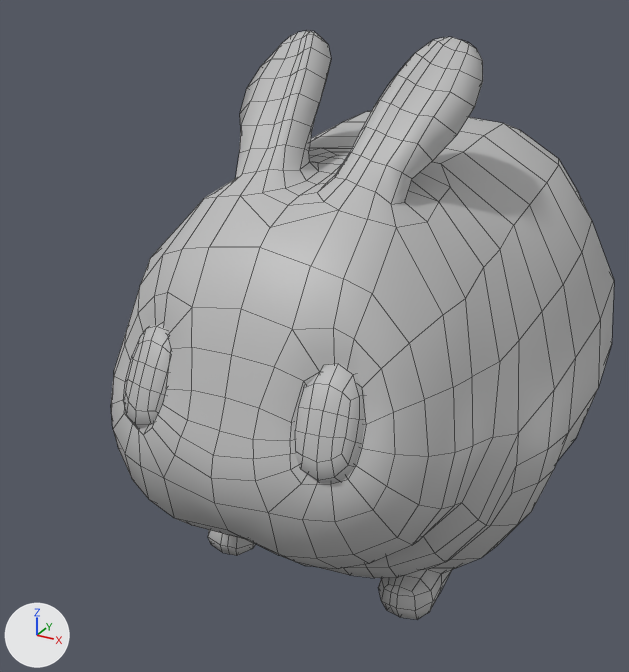
The FBX model Art/FBXs/Character/FB_bunnyHopAnim_Char.fbx, before and after one commit.
Before and after are seen from a 50 mm lens placed at (0.165, -0.384, 0.279), pointed at (-0.022, -0.045, 0.11). The axes (+X, +Y, +Z) are drawn at lower left. The lights are the same throughout. Both versions are drawn at frame 22 of the action 'Take 001'; the numbers are the values there. Mesh edges are drawn as thin lines.

The first picture shows 'Bunny_Rig_0010:Bunny_LP_0010:Bunny_LP_body', 'Bunny_Rig_0010:Bunny_LP_0010:Bunny_LP_eyes'.
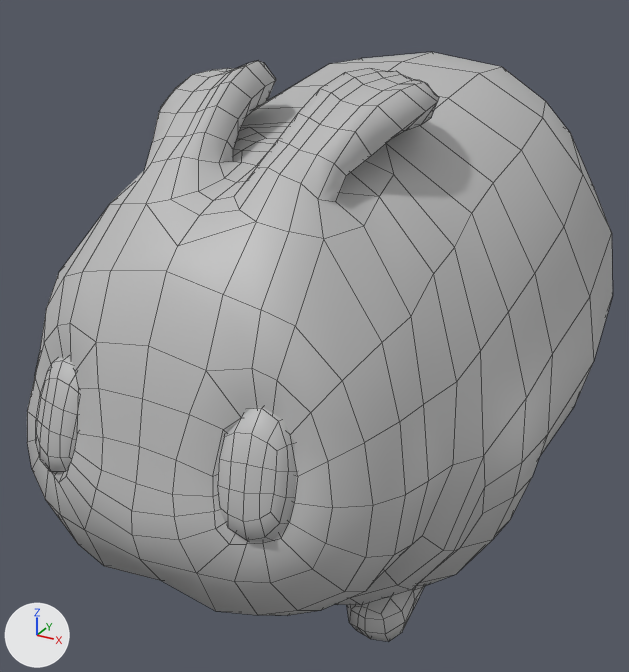
The edits, one by one:
me_mesh_001 has 164 vertices, 160 faces and spans x -5.29..5.31, y 10.46..14.8, z -16.61..-13.9.
me_mesh_001 is used by ob_bunny_rig_0010_bunny_lp_0010_bunny_lp_eyes; parent ob_bunny_rig_0010_bunny_lp_0010_bunny_lp; location (0.0, 0.0, 0.0).
me_mesh_001 part 1: the whole mesh is turned -7.5 degrees about the x axis through its middle, then moved by (0.0, 0.58, -4.75).
me_mesh is used by ob_bunny_rig_0010_bunny_lp_0010_bunny_lp_body; parent ob_bunny_rig_0010_bunny_lp_0010_bunny_lp; location (0.0, 0.0, 0.0).
me_mesh had 990 vertices, 988 faces and spanned x -10.4..10.4, y 0.3..24.8, z -17.3..14.6.
me_mesh now has 990 vertices, 988 faces and spans x -10.4..10.4, y 1.7..24.2, z -21.7..11.7.
me_mesh part 2: 990 of 990 vertices moved; they spanned x -10.4..10.4, y 0.3..24.8, z -17.3..14.6 and now span x -10.4..10.4, y 1.7..24.2, z -21.7..11.7; mean shift (0.0, 1.8, -3.5); largest move (0.0, 14.9, 14.2) -> (0.0, 20.2, 11.0).
In object 'Bunny_Rig_0010:Bunny_LP_0010:Bunny_LP_eyes' (ob_bunny_rig_0010_bunny_lp_0010_bunny_lp_eyes), parent is no longer ob_bunny_rig_0010_bunny_lp_0010_bunny_lp.
Object 'Bunny_Rig_0010:Bunny_LP_0010:Bunny_LP_eyes' (ob_bunny_rig_0010_bunny_lp_0010_bunny_lp_eyes) turns from (0, 0, 0) to (90, 0, -180) degrees about x, y and z.
Object 'Bunny_Rig_0010:Bunny_LP_0010:Bunny_LP_eyes' (ob_bunny_rig_0010_bunny_lp_0010_bunny_lp_eyes) is rescaled from (1.0, 1.0, 1.0) to (0.01, 0.01, 0.01).
In object 'Bunny_Rig_0010:Bunny_LP_0010:Bunny_LP_body' (ob_bunny_rig_0010_bunny_lp_0010_bunny_lp_body), parent is no longer ob_bunny_rig_0010_bunny_lp_0010_bunny_lp.
Object 'Bunny_Rig_0010:Bunny_LP_0010:Bunny_LP_body' (ob_bunny_rig_0010_bunny_lp_0010_bunny_lp_body) moves from (0.0, 0.0, 0.0) to (0.0, 0.0101, 0.0).
Object 'Bunny_Rig_0010:Bunny_LP_0010:Bunny_LP_body' (ob_bunny_rig_0010_bunny_lp_0010_bunny_lp_body) turns from (0, 0, 0) to (90, 0, -180) degrees about x, y and z.
Object 'Bunny_Rig_0010:Bunny_LP_0010:Bunny_LP_body' (ob_bunny_rig_0010_bunny_lp_0010_bunny_lp_body) is rescaled from (1.0, 1.0, 1.0) to (0.01, 0.01, 0.01).

Boxes (x1, y1, x2, y2) around the edits, measured in the pictures (629 x 672 px):
'Bunny_Rig_0010:Bunny_LP_0010:Bunny_LP_body', reshaped, moved, turned, rescaled: before (111, 31, 614, 619); after (27, 52, 613, 641)
'Bunny_Rig_0010:Bunny_LP_0010:Bunny_LP_eyes', turned, rescaled, moved: before (123, 324, 365, 483); after (36, 357, 296, 542)
